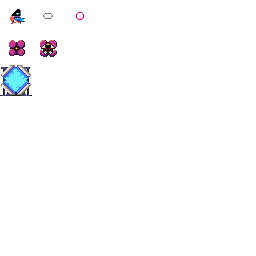
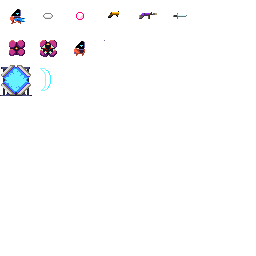
Before/after of a 256 × 256 layered artwork. What changed in the layer stack:
hid "图层 3", moved it above "图层 2", painted on it over [74, 14, 114, 56]
moved "图层 2" above "图层 4", painted on it over [104, 12, 115, 41]
painted on "图层 4" over [40, 13, 187, 91]
painted on "图层 1" over [40, 11, 157, 91]
